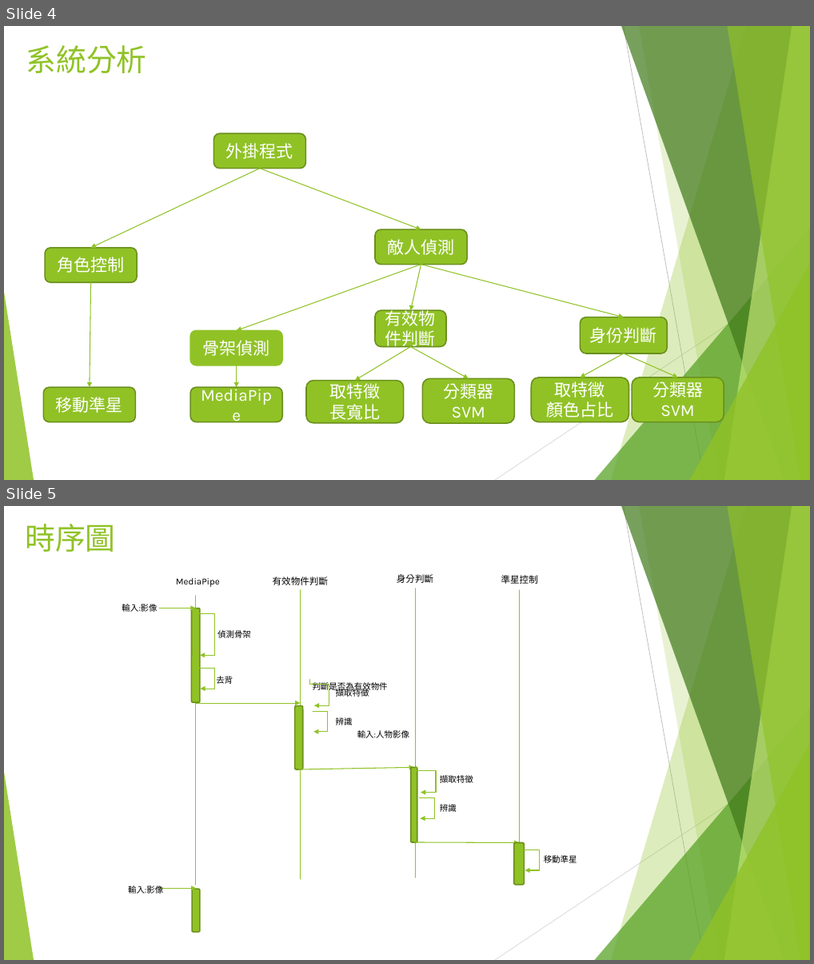
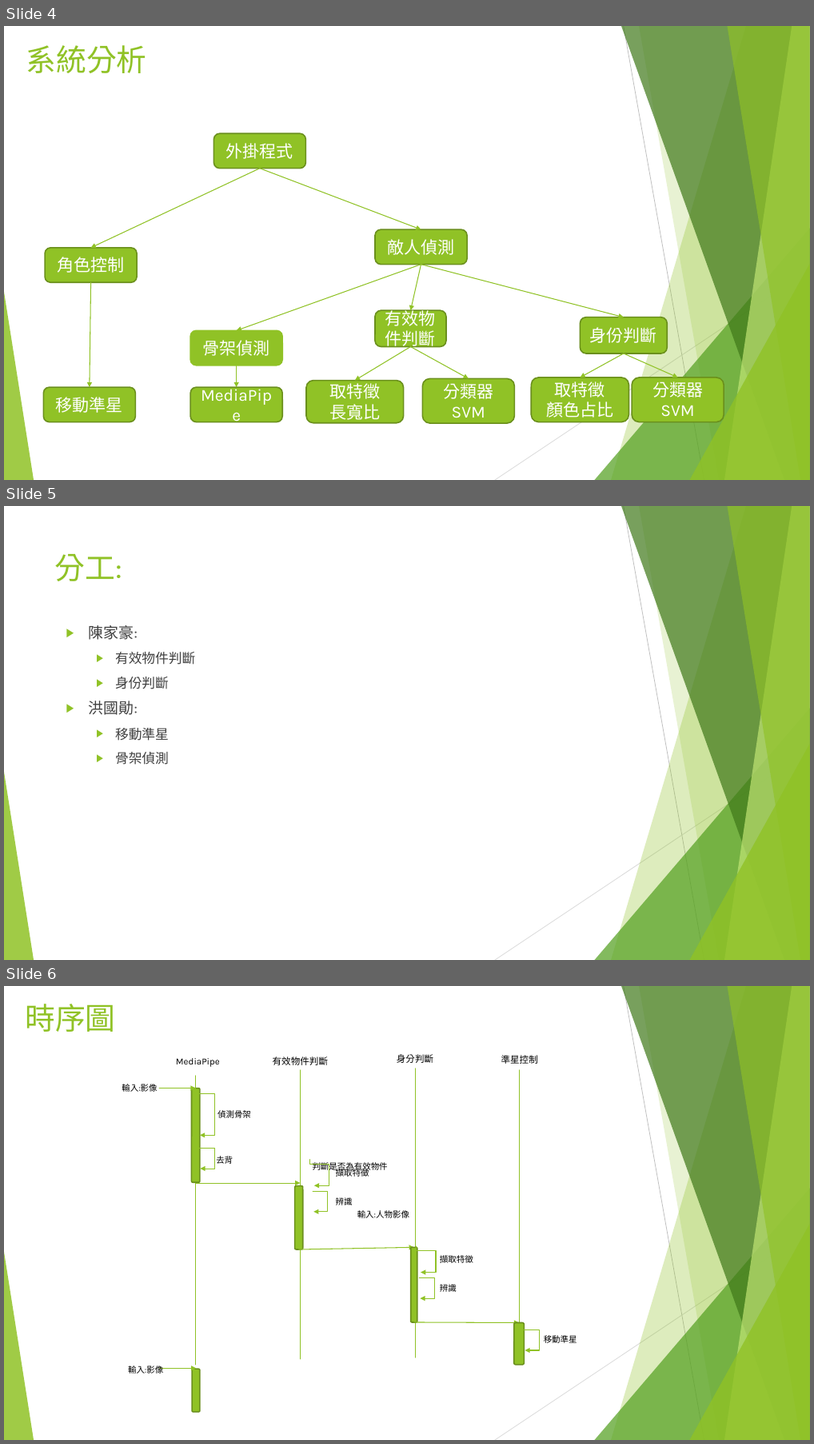
Before and after one commit to jackxj059/111Mlearn-cheatbot, a slide deck: document/finalProject.pptx. Shown one above the other, each under a label of ours: slides 4 and 5 before the commit, slides 4, 5 and 6 after it. The pictures are 814x964 and 814x1444 pixels, drawn with LibreOffice and Linux fonts; fonts in the diff are those of the drawing. Boxes give left, top, right and bottom in pixels: in the first picture for what was removed or moved away, otherwise in the second. Text is boxed around its words. In the diff, an @@ line names an element or a change of style, - is before the commit and + after.

```diff
--- a/document/finalProject.pptx
+++ b/document/finalProject.pptx
@@ slide 5 added at <box>4,506,810,960</box>, background #FFFFFF; not listed: 10 template elements that a slide beside it also shows @@
@@ title added at <box>55,554,122,581</box>, 36 pt, text #90C226 @@
+分工:
@@ text added at <box>89,625,195,764</box>, 16 pt, text #404040 @@
+▶ 陳家豪:
+  ▶ 有效物件判斷
+  ▶ 身份判斷
+▶ 洪國勛:
+  ▶ 移動準星
+  ▶ 骨架偵測
@@ what was slide 5 is now slide 6 @@
```
Also in this commit, not shown: 3 other slides added.
